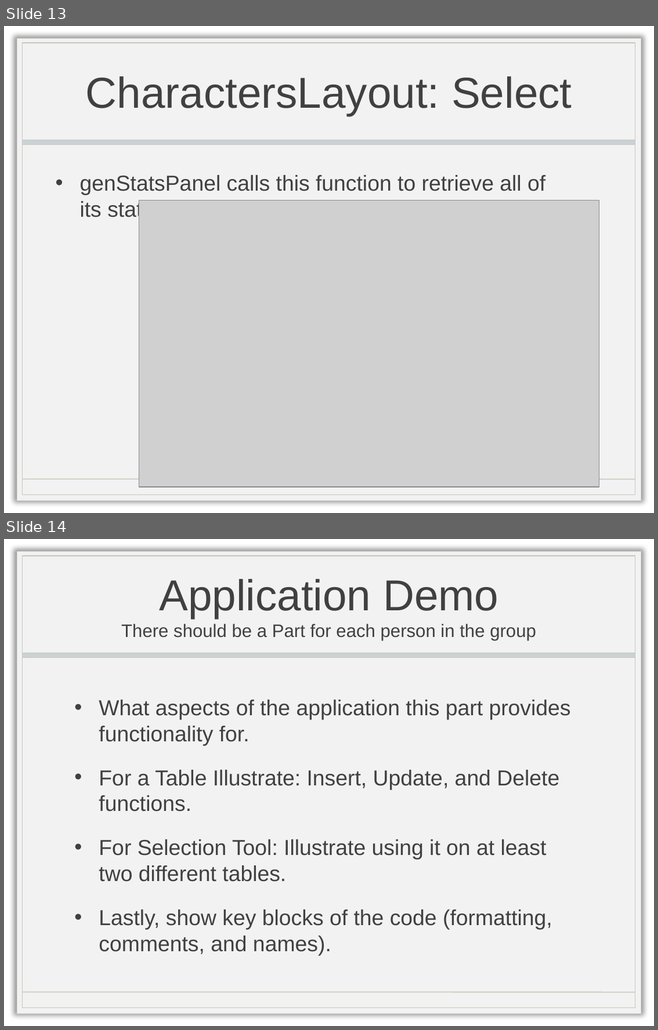
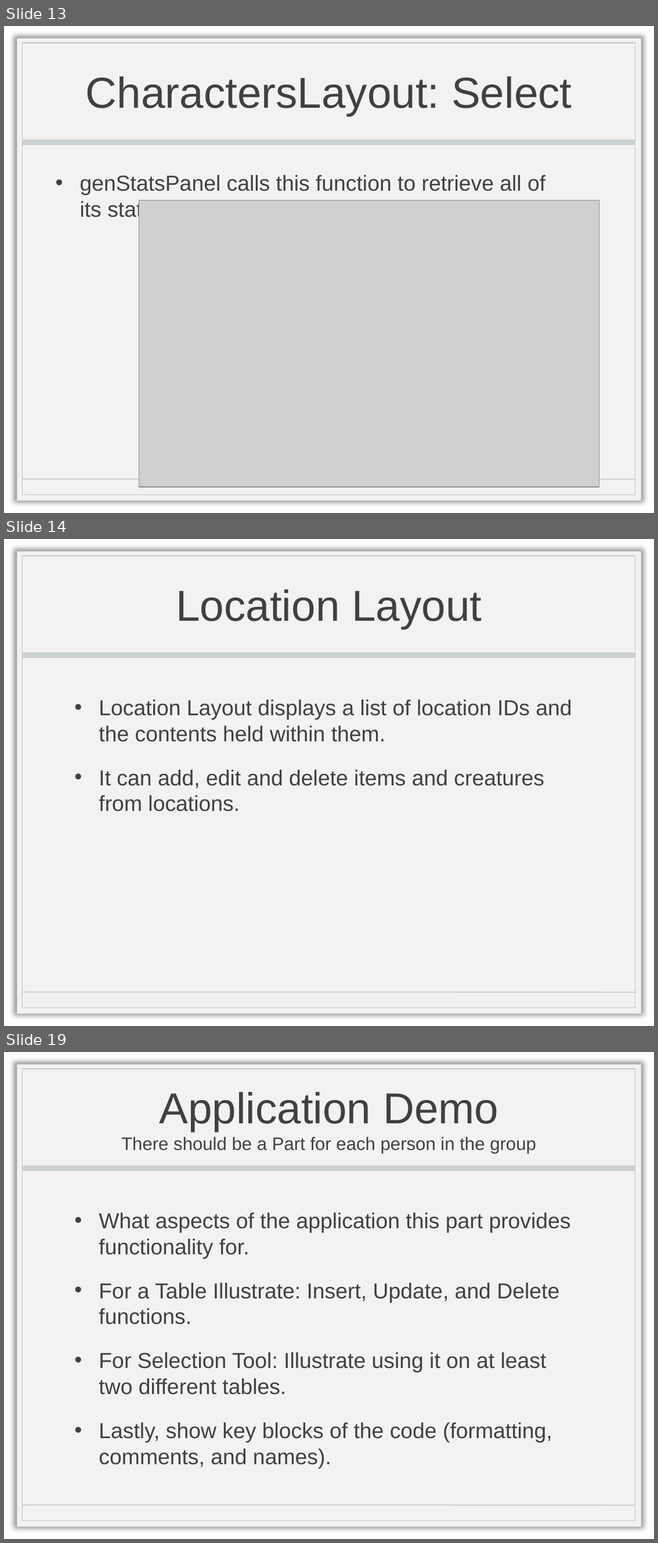
Before and after one commit to IsabellaBoone/Database-Visualizer, a slide deck: Presentation.pptx. Shown one above the other, each under a label of ours: slides 13 and 14 before the commit, slides 13, 14 and 19 after it; the slides between them are not shown. The pictures are 658x1030 and 658x1543 pixels, drawn with LibreOffice and Linux fonts; fonts in the diff are those of the drawing; grey boxes stand for pictures; background and template pictures are left out. Boxes give left, top, right and bottom in pixels: in the first picture for what was removed or moved away, otherwise in the second. Text is boxed around its words. In the diff, an @@ line names an element or a change of style, - is before the commit and + after.

```diff
--- a/Presentation.pptx
+++ b/Presentation.pptx
@@ slide 14 added at <box>4,539,654,1026</box>, background picture (left out); not listed: 4 template elements that a slide beside it also shows @@
@@ title added at <box>176,589,481,629</box>, 48 pt, text #404040 @@
+Location Layout
@@ text added at <box>99,700,571,812</box>, 24 pt, text #404040 @@
+• Location Layout displays a list of location IDs and the contents held within them.
+• It can add, edit and delete items and creatures from locations.
@@ what was slide 14 is now slide 19 @@
```
Also in this commit, not shown: 4 other slides added.
